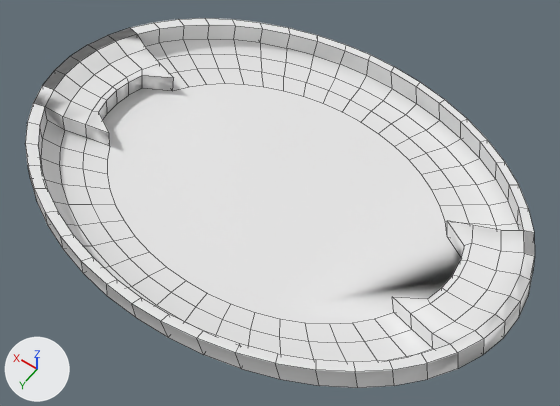
The Blender file Assets/Models/level.blend, before and after one commit.
Before and after are seen from a 50 mm camera at (-6.49, 8.68, 13.26) aimed at (-0.45, 0.23, -0.02). Arrows for +X, +Y and +Z are at lower left; the lights stay in place. Mesh edges are drawn as thin lines.

Script lines for the objects in view, before the commit:
```python
me_torus = bpy.data.meshes.new('Torus')
me_torus.from_pydata(...)  # 368 vertices, 375 faces; spans x -1.26..1.28, y -1.27..1.28, z -0.27..0.12
ob_torus = bpy.data.objects.new('Torus', me_torus)
ob_torus.location = (0.0, 0.0, 0.5)
ob_torus.scale = (4.66, 3.32, 2.07)
```
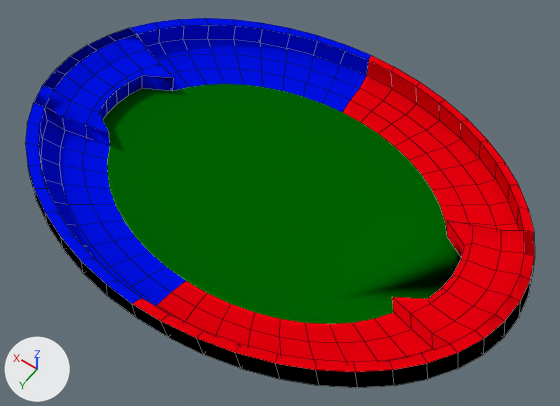
Commit message: Added materials for faces of the level mesh

Patch to the scene script:
```diff
--- a/Assets/Models/level.blend.py
+++ b/Assets/Models/level.blend.py
@@ mat_material_001 @@
+mat_material_001 = diffuse_material('Material.001')
+mat_material_001.base_color = (0.8, 0.0, 0.00442)  # red #e7000e
@@ mat_material_004 @@
+mat_material_004 = diffuse_material('Material.004')
+mat_material_004.base_color = (0.0, 0.0, 0.0)  # black #000000
@@ mat_material_003 @@
+mat_material_003 = diffuse_material('Material.003')
+mat_material_003.base_color = (0.0, 0.0057, 0.8)  # blue #0011e7
@@ mat_material_002 @@
+mat_material_002 = diffuse_material('Material.002')
+mat_material_002.base_color = (0.0, 0.124, 0.000578)  # dark green #006302
@@ me_torus @@
 me_torus.from_pydata(...)  # 368 vertices, 375 faces; spans x -1.26..1.28, y -1.27..1.28, z -0.27..0.12
 # used by ob_torus; location = (0.0, 0.0, 0.5); scale = (4.66, 3.32, 2.07)
+# me_torus part 1: 75 of the faces centred in x -1.23..1.25, y -1.24..1.24, z -0.26..-0.01 switch from no material to mat_material_002 (dark green #006302)
+# me_torus part 2: 126 of the faces centred in x -1.21..-0.07, y -1.24..1.24, z -0.25..0.12 switch from no material to mat_material_001 (red #e7000e)
+# me_torus part 3: 126 of the faces centred in x 0.05..1.22, y -1.24..1.24, z -0.25..0.12 switch from no material to mat_material_003 (blue #0011e7)
+# me_torus part 4: 48 of the faces centred in x -1.25..1.27, y -1.26..1.27, z -0.01 switch from no material to mat_material_004 (black #000000)
```

Location of each change, [x1, y1, x2, y2] in pixels of the pictures (560 x 406 px):
part 1 of me_torus, recoloured (white to green): [103, 84, 461, 324] in both
part 2 of me_torus, recoloured (white to red): [133, 55, 535, 372] in both
part 3 of me_torus, recoloured (white to blue): [25, 18, 370, 306] in both
part 4 of me_torus, recoloured (grey to black): [28, 169, 535, 388] in both
